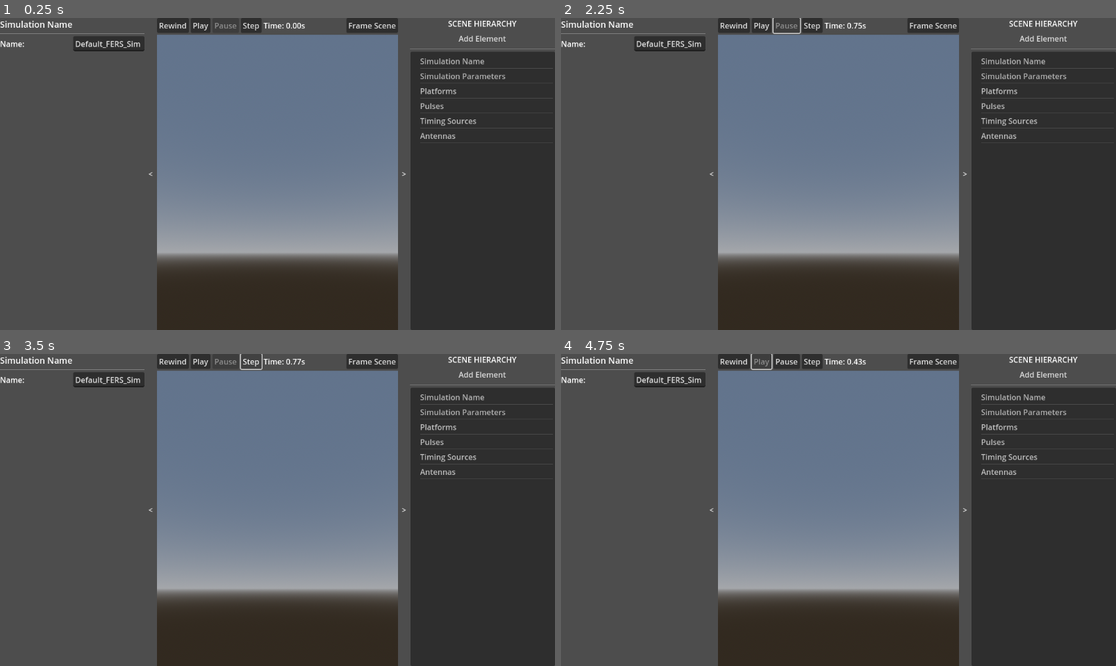
Above: before the commit, frames 1-4 (two rows, left to right).
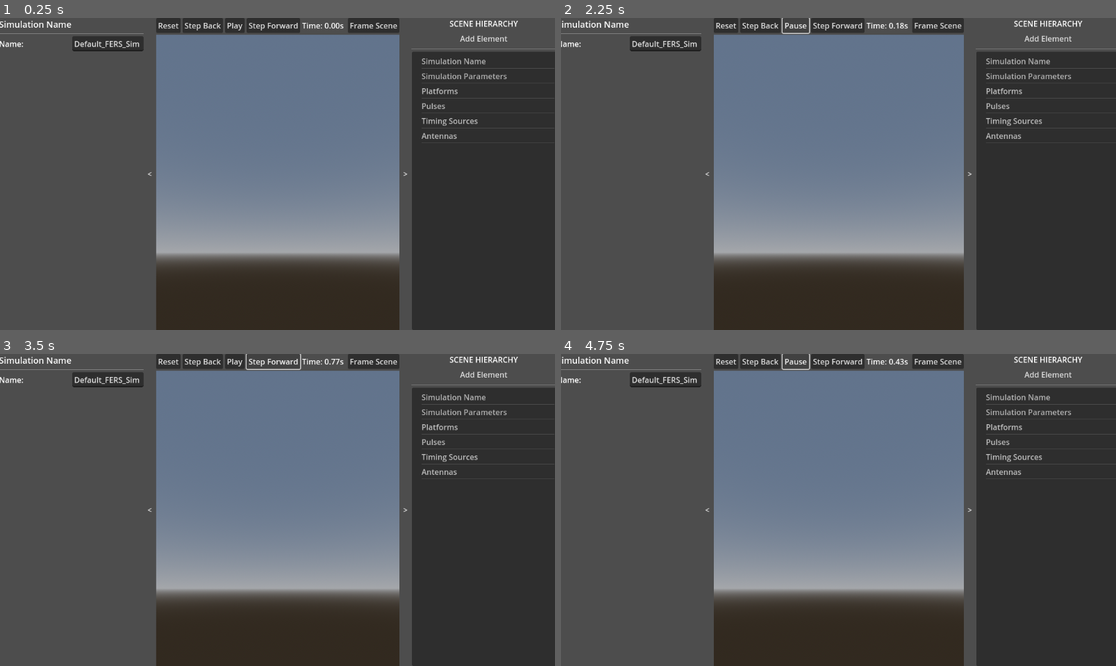
Above: after the commit, the same moments.

Repository: the-user-created/FERS_UI
Game: Godot game, scene res://scenes/main.tscn
The game is run twice, just before and just after one commit, with the same random seed, the same clock (stepped at 60 frames per second) and the same inputs.
Inputs (mouse positions are in pixels of both pictures, inside the frame that each line leads up to):
- Up to frame 1 (0.25 s): no input
- Up to frame 2 (2.25 s): click "Rewind" (after the commit: "Reset") at 0.5 s; click (766, 24) at 1.25 s, where only the run after the commit has a clickable "Step Back"; click (788, 24) at 2 s, where only the run before the commit has a clickable "Pause"
- Up to frame 3 (3.5 s): click "Step" (after the commit: "Step Forward") at 2.75 s
- Up to frame 4 (4.75 s): click "Play" at 3.5 s; click "Play" at 4.25 s

The runs differ from the first frame. In frame 1, 2.7% of the frame differs, in the area x 0-100%, y 0-100%; in frame 2, 4.5%; in frame 3, 2.6%; in frame 4, 4.5%.

Commit message:
feat: update playback controls and enhance simulation time management with new button functionality

Diff:
--- a/scenes/main.tscn
+++ b/scenes/main.tscn
@@ -45,25 +45,25 @@
 size_flags_vertical = 0
 alignment = 1
 
-[node name="rewind_button" type="Button" parent="main_layout/middle_view_container/playback_controls"]
+[node name="reset_button" type="Button" parent="main_layout/middle_view_container/playback_controls"]
 unique_name_in_owner = true
 layout_mode = 2
-text = "Rewind"
+text = "Reset"
 
-[node name="play_button" type="Button" parent="main_layout/middle_view_container/playback_controls"]
+[node name="step_back_button" type="Button" parent="main_layout/middle_view_container/playback_controls"]
+unique_name_in_owner = true
+layout_mode = 2
+text = "Step Back"
+
+[node name="play_pause_button" type="Button" parent="main_layout/middle_view_container/playback_controls"]
 unique_name_in_owner = true
 layout_mode = 2
 text = "Play"
 
-[node name="pause_button" type="Button" parent="main_layout/middle_view_container/playback_controls"]
+[node name="step_forward_button" type="Button" parent="main_layout/middle_view_container/playback_controls"]
 unique_name_in_owner = true
 layout_mode = 2
-text = "Pause"
-
-[node name="step_button" type="Button" parent="main_layout/middle_view_container/playback_controls"]
-unique_name_in_owner = true
-layout_mode = 2
-text = "Step"
+text = "Step Forward"
 
 [node name="time_label" type="Label" parent="main_layout/middle_view_container/playback_controls"]
 unique_name_in_owner = true
--- a/scripts/data/simulation_data.gd
+++ b/scripts/data/simulation_data.gd
@@ -157,6 +157,13 @@
 
 
 # --- Public API for Playback Control ---
+func toggle_play_pause() -> void:
+	if is_playing:
+		pause()
+	else:
+		play()
+
+
 func play() -> void:
 	var end_time: float = get_element_data("sim_params").get("end_time", 1.0)
 	# If playback is at the end, rewind before playing.
@@ -183,6 +190,13 @@
 	pause()
 	var end_time: float = get_element_data("sim_params").get("end_time", 1.0)
 	simulation_time = min(simulation_time + (1.0 / 60.0), end_time)
+	emit_signal("simulation_time_updated", simulation_time)
+
+
+func step_back() -> void:
+	pause()
+	var start_time: float = get_element_data("sim_params").get("start_time", 0.0)
+	simulation_time = max(simulation_time - (1.0 / 60.0), start_time)
 	emit_signal("simulation_time_updated", simulation_time)
 
 
--- a/scripts/main.gd
+++ b/scripts/main.gd
@@ -11,10 +11,10 @@
 @onready var toggle_left_sidebar_button: Button = %toggle_left_sidebar_button
 @onready var toggle_right_sidebar_button: Button = %toggle_right_sidebar_button
 @onready var world_3d_view: World3DView = %world_3d_view
-@onready var rewind_button: Button = %rewind_button
-@onready var play_button: Button = %play_button
-@onready var pause_button: Button = %pause_button
-@onready var step_button: Button = %step_button
+@onready var reset_button: Button = %reset_button
+@onready var step_back_button: Button = %step_back_button
+@onready var play_pause_button: Button = %play_pause_button
+@onready var step_forward_button: Button = %step_forward_button
 @onready var time_label: Label = %time_label
 @onready var frame_scene_button: Button = %frame_scene_button
 
@@ -22,10 +22,10 @@
 # --- GODOT VIRTUAL METHODS ---
 func _ready() -> void:
 	# Connect local UI interaction signals
-	rewind_button.pressed.connect(SimData.rewind)
-	play_button.pressed.connect(SimData.play)
-	pause_button.pressed.connect(SimData.pause)
-	step_button.pressed.connect(SimData.step)
+	reset_button.pressed.connect(SimData.rewind)
+	step_back_button.pressed.connect(SimData.step_back)
+	play_pause_button.pressed.connect(SimData.toggle_play_pause)
+	step_forward_button.pressed.connect(SimData.step)
 	toggle_left_sidebar_button.pressed.connect(_on_toggle_left_sidebar_button_pressed)
 	toggle_right_sidebar_button.pressed.connect(_on_toggle_right_sidebar_button_pressed)
 	frame_scene_button.pressed.connect(world_3d_view.frame_scene_contents)
@@ -59,8 +59,7 @@
 
 
 func _on_playback_state_changed(is_playing: bool) -> void:
-	play_button.disabled = is_playing
-	pause_button.disabled = not is_playing
+	play_pause_button.text = "Pause" if is_playing else "Play"
 
 
 func _on_simulation_time_updated(new_time: float) -> void:
--- a/scripts/views/world_3d_view.gd
+++ b/scripts/views/world_3d_view.gd
@@ -143,6 +143,24 @@
 
 		# Update motion path visualization
 		_update_motion_path_visualization(element_id, platform_data)
+
+		# Update position based on current time
+		var motion_path_data: Dictionary = platform_data.get("motion_path", {})
+		var waypoints: Array = motion_path_data.get("waypoints", [])
+		var interp_type: String = motion_path_data.get("interpolation", "static")
+
+		if waypoints.is_empty():
+			platform_node.position = Vector3.ZERO
+		else:
+			var new_pos := Vector3.ZERO
+			match interp_type:
+				"static": new_pos = _get_pos_from_waypoint(waypoints[0])
+				"linear": new_pos = _get_position_linear(SimData.simulation_time, waypoints)
+				"cubic":
+					var dd := _get_or_calculate_cubic_dd(element_id, waypoints)
+					if not dd.is_empty():
+						new_pos = _get_position_cubic(SimData.simulation_time, waypoints, dd)
+			platform_node.position = new_pos
 	else:
 		printerr("World3DView: Platform 3D node '", element_id, "' not found for update.")
 
